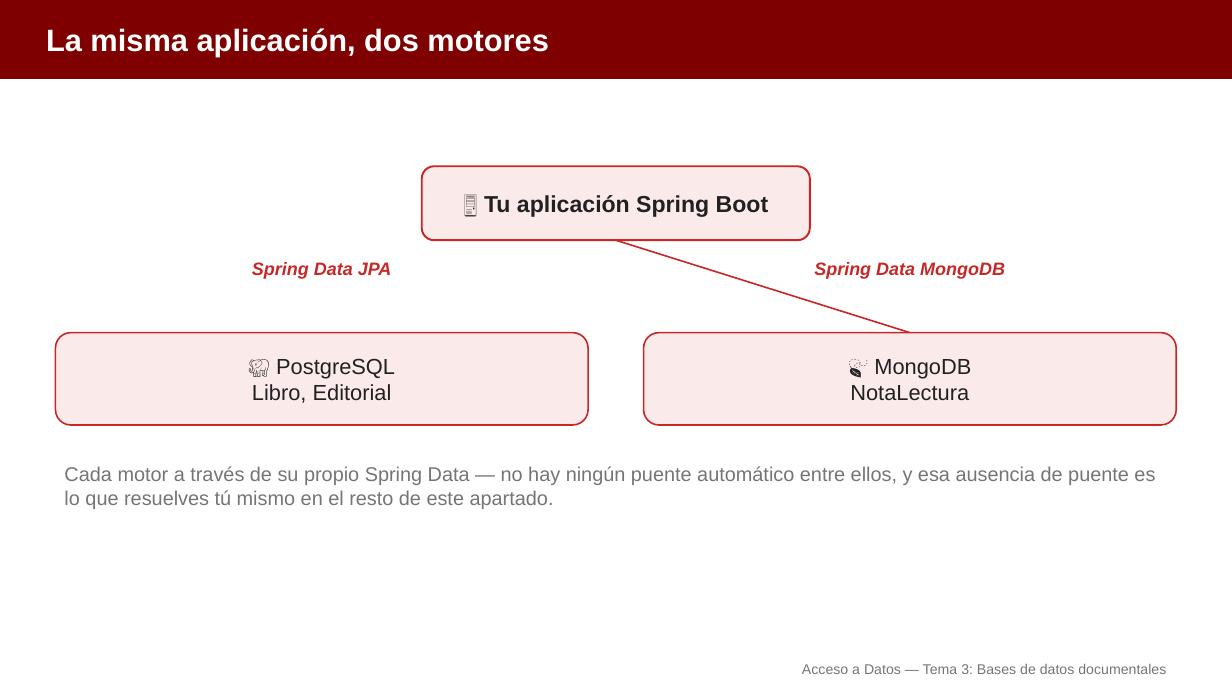
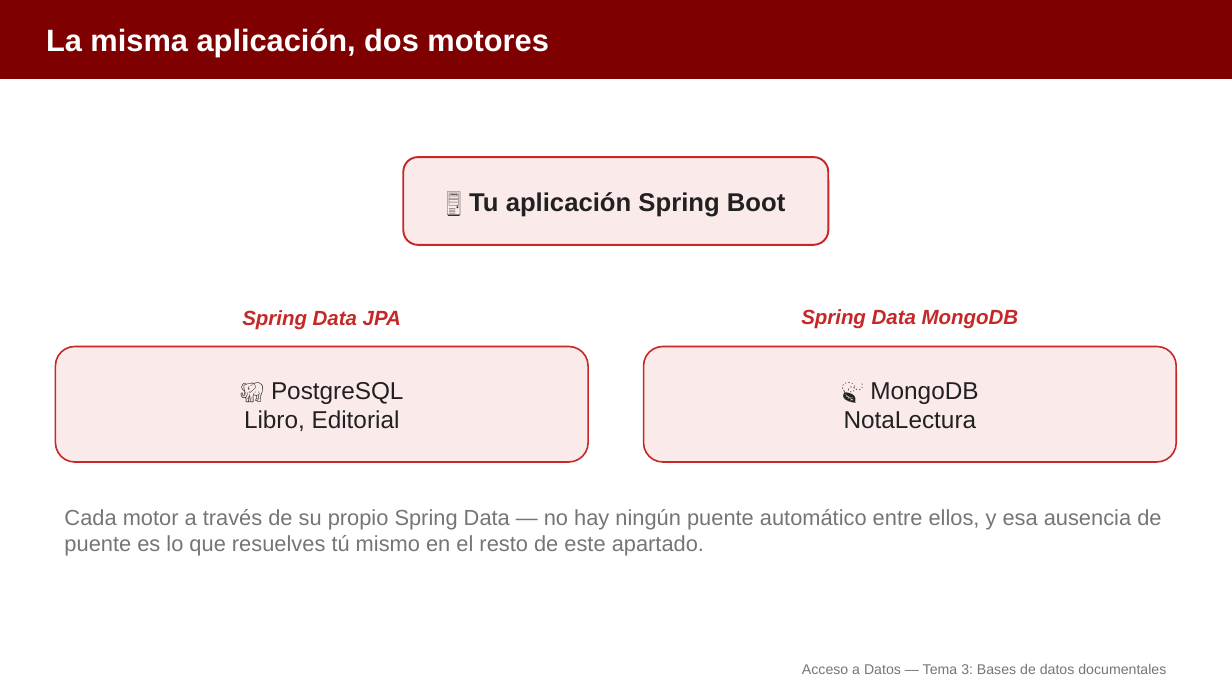
Before and after one commit to aitorventura/acceso-a-datos, a slide deck: slide 13 of tema3/diapositivas/conexion-mongodb.pptx. Drawn at 1232x693 pixels with LibreOffice and Linux fonts; fonts in the diff are those of the drawing. Boxes give left, top, right and bottom in pixels: in the first picture for what was removed or moved away, otherwise in the second. Text is boxed around its words. In the diff, an @@ line names an element or a change of style, - is before the commit and + after.

```diff
--- a/tema3/diapositivas/conexion-mongodb.pptx
+++ b/tema3/diapositivas/conexion-mongodb.pptx
@@ text "🖥️ Tu aplicación Spring Boot": place and size @@
-text "🖥️ Tu aplicación Spring Boot" at <box>484,195,769,217</box>
+text "🖥️ Tu aplicación Spring Boot" at <box>469,192,785,217</box>
@@ text "🖥️ Tu aplicación Spring Boot" at <box>469,192,785,217</box>: size 18 to 20 pt @@
@@ rounded rectangle: place and size @@
-rounded rectangle at <box>422,166,811,240</box>
+rounded rectangle at <box>404,157,829,245</box>
@@ line removed from (616, 240) to (910, 333) @@
@@ text "Spring Data JPA" at <box>242,310,401,330</box>: size 14 to 16 pt @@
@@ text "Spring Data JPA": place and size @@
-text "Spring Data JPA" at <box>252,262,392,279</box>
+text "Spring Data JPA" at <box>242,310,401,330</box>
@@ text "Spring Data MongoDB": place and size @@
-text "Spring Data MongoDB" at <box>814,262,1005,279</box>
+text "Spring Data MongoDB" at <box>801,309,1019,329</box>
@@ text "Spring Data MongoDB" at <box>801,309,1019,329</box>: size 14 to 16 pt @@
@@ text "🐘 PostgreSQL": place and size @@
-text "🐘 PostgreSQL" at <box>252,358,395,403</box>
+text "🐘 PostgreSQL" at <box>244,382,403,431</box>
@@ text "🐘 PostgreSQL" at <box>244,382,403,431</box>: size 17 to 19 pt @@
@@ rounded rectangle: place and size @@
-rounded rectangle at <box>55,333,588,425</box>
+rounded rectangle at <box>55,347,588,462</box>
@@ text "🍃 MongoDB" at <box>844,382,978,429</box>: size 17 to 19 pt @@
@@ text "🍃 MongoDB": place and size @@
-text "🍃 MongoDB" at <box>850,359,971,401</box>
+text "🍃 MongoDB" at <box>844,382,978,429</box>
@@ rounded rectangle: place and size @@
-rounded rectangle at <box>643,333,1176,425</box>
+rounded rectangle at <box>643,347,1176,462</box>
@@ text "Cada motor a través de ...": place and size @@
-text "Cada motor a través de ..." at <box>64,466,1155,509</box>
+text "Cada motor a través de ..." at <box>64,509,1161,556</box>
@@ text "Cada motor a través de ..." at <box>64,509,1161,556</box>: size 15.5 to 17 pt @@
```
Also in this commit, not shown: 26 other slides changed, 15 other files.
